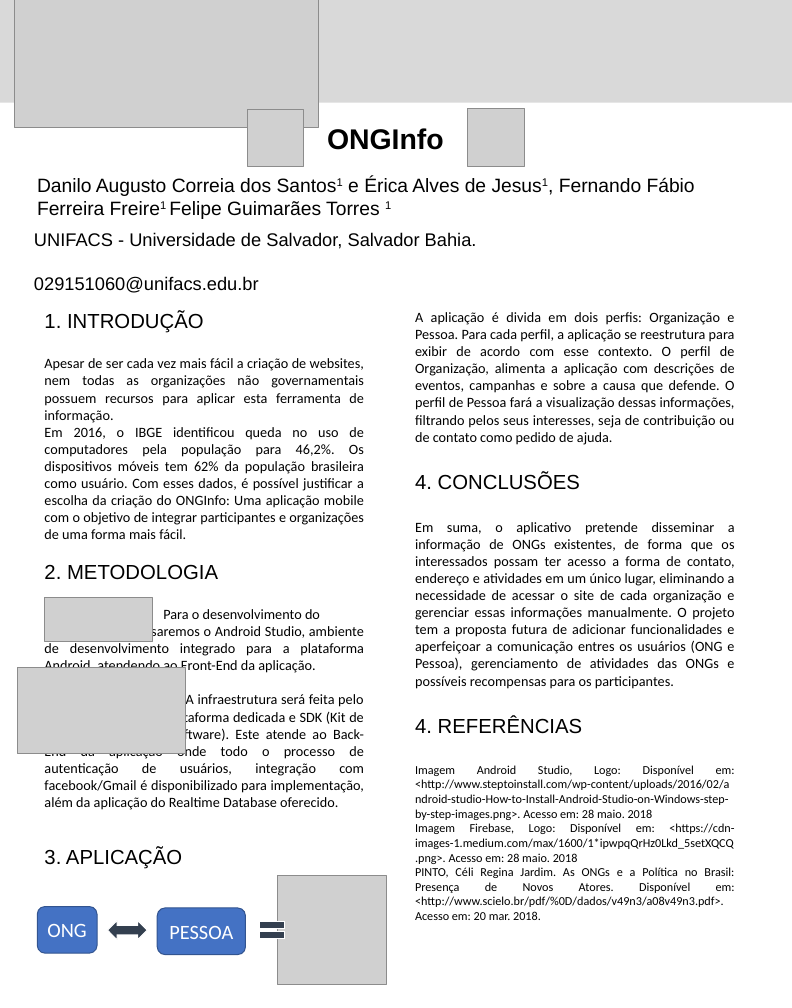
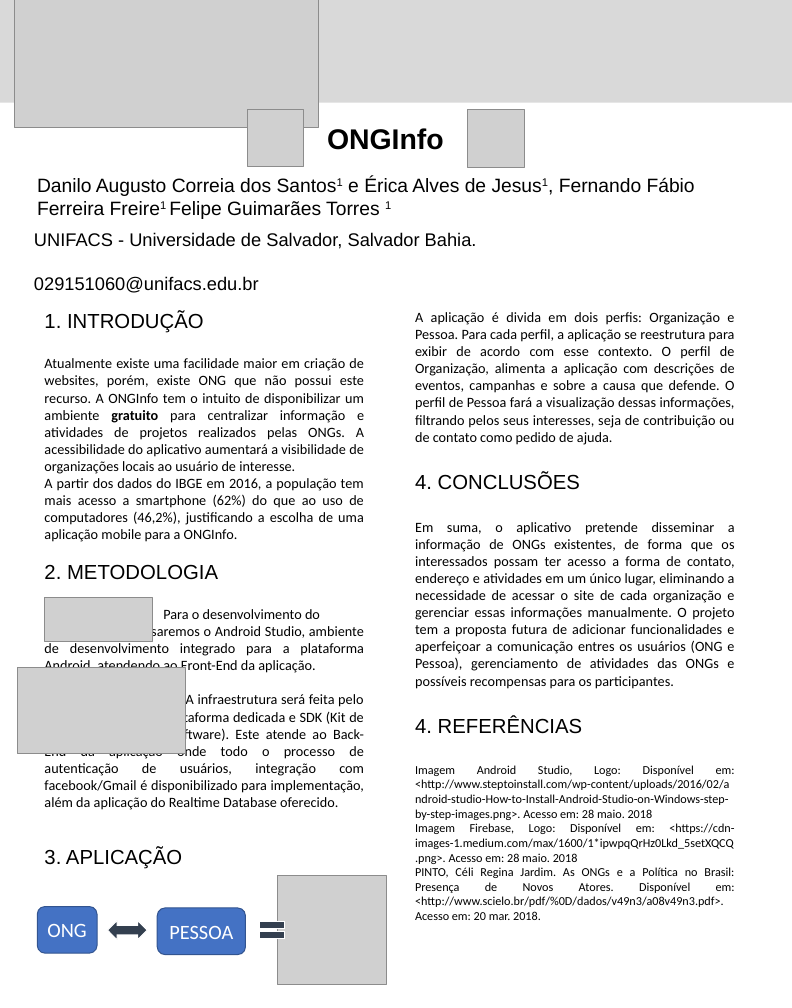
Before and after one commit to AugsutoDC/ONGInfo, a slide deck: slide 1 of Documents/Banner.pptx. Drawn at 792x1008 pixels with LibreOffice and Linux fonts; fonts in the diff are those of the drawing; grey boxes stand for pictures. Boxes give left, top, right and bottom in pixels: in the first picture for what was removed or moved away, otherwise in the second. Text is boxed around its words. In the diff, an @@ line names an element or a change of style, - is before the commit and + after.

Commit message:
Banner atualizado

```diff
--- a/Documents/Banner.pptx
+++ b/Documents/Banner.pptx
@@ text at <box>44,358,364,542</box>: text changed @@
-Apesar de ser cada vez mais fácil a criação de websites, nem todas as organizações não governamentais possuem recursos para aplicar esta ferramenta de informação.
-Em 2016, o IBGE identificou queda no uso de computadores pela população para 46,2%. Os dispositivos móveis tem 62% da população brasileira como usuário. Com esses dados, é possível justificar a escolha da criação do ONGInfo: Uma aplicação mobile com o objetivo de integrar participantes e organizações de uma forma mais fácil.
+Atualmente existe uma facilidade maior em criação de websites, porém, existe ONG que não possui este recurso. A ONGInfo tem o intuito de disponibilizar um ambiente gratuito para centralizar informação e atividades de projetos realizados pelas ONGs. A acessibilidade do aplicativo aumentará a visibilidade de organizações locais ao usuário de interesse.
+A partir dos dados do IBGE em 2016, a população tem mais acesso a smartphone (62%) do que ao uso de computadores (46,2%), justificando a escolha de uma aplicação mobile para a ONGInfo.
```
